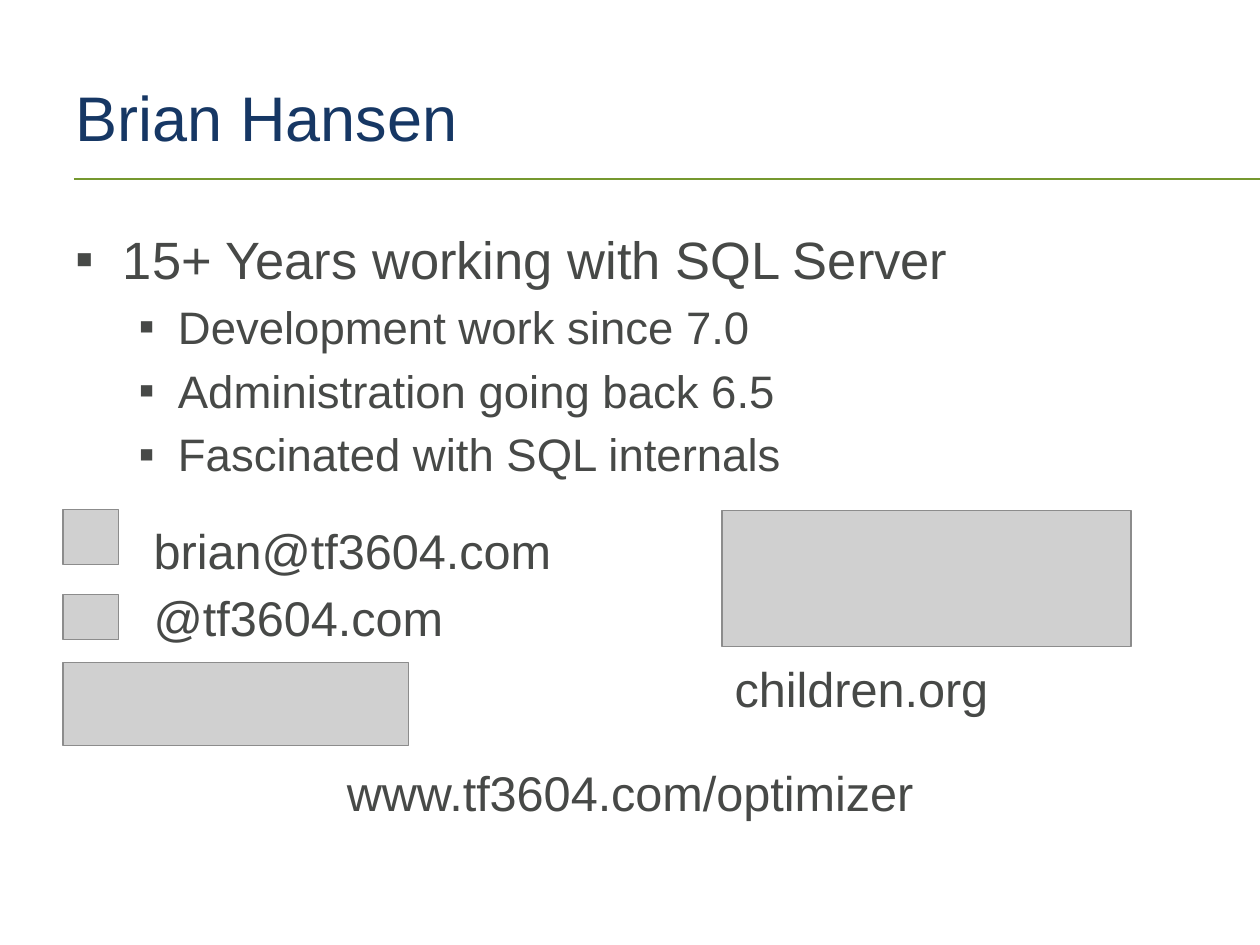
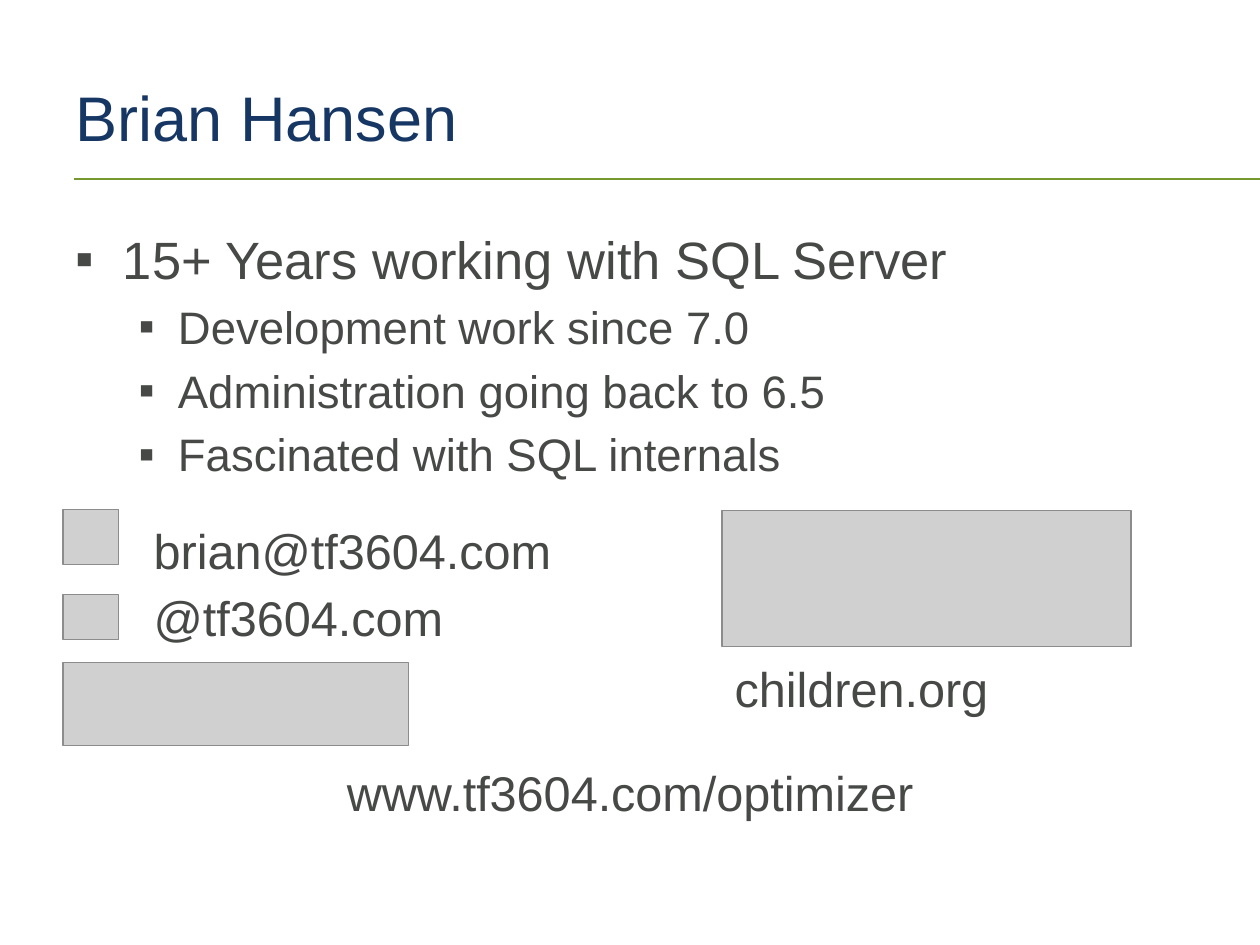
Before and after one commit to tf3604/OptimizerPresentation, a slide deck: slide 2 of Optimizer.pptx. Drawn at 1260x945 pixels with LibreOffice and Linux fonts; fonts in the diff are those of the drawing; grey boxes stand for pictures; background and template pictures are left out. Boxes give left, top, right and bottom in pixels: in the first picture for what was removed or moved away, otherwise in the second. Text is boxed around its words. In the diff, an @@ line names an element or a change of style, - is before the commit and + after.

```diff
--- a/Optimizer.pptx
+++ b/Optimizer.pptx
@@ text at [178,375,825,417]: text changed @@
-  ▪ Administration going back 6.5
+  ▪ Administration going back to 6.5
```
Also in this commit, not shown: 1 other slide changed, 2 slides added.
